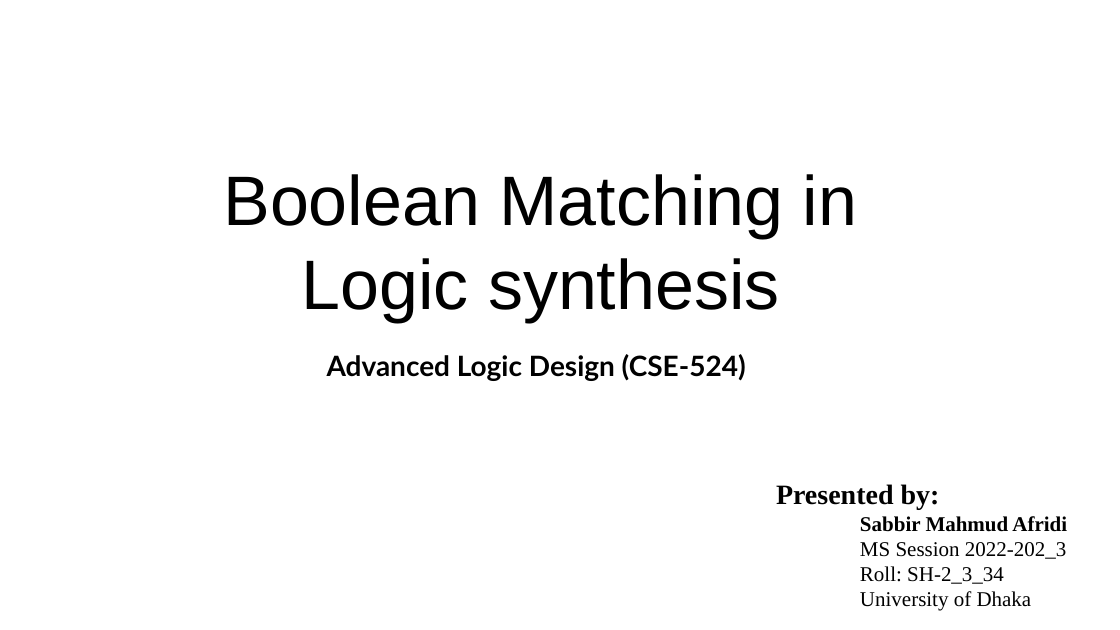
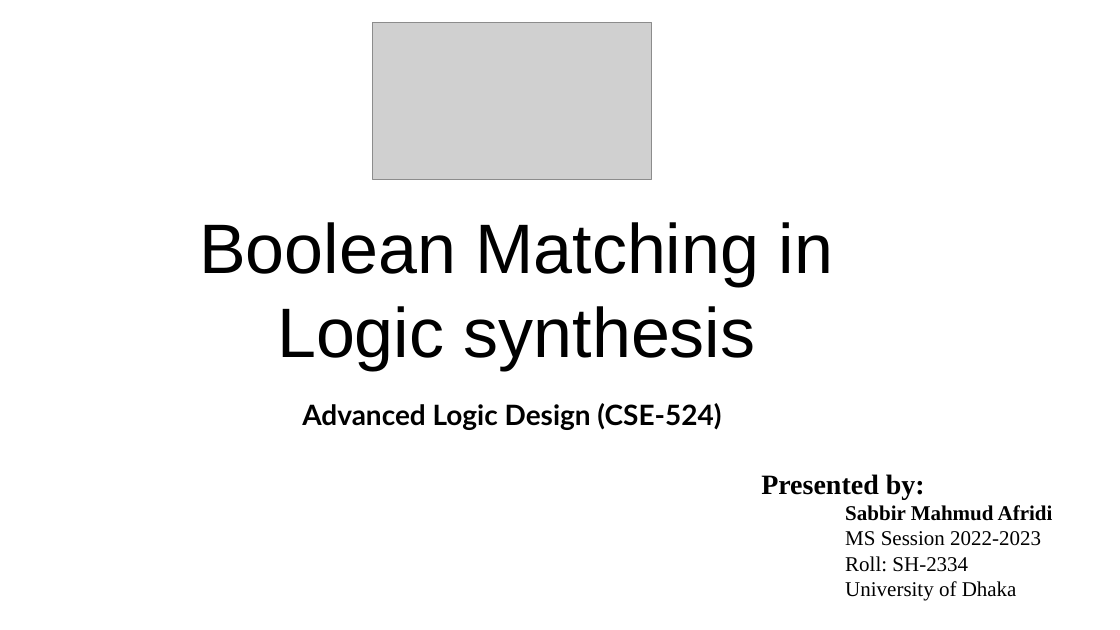
Before and after one commit to smahmuddz/logicSynthesis, a slide deck: slide 1 of Presentation.pptx. Drawn at 1120x630 pixels with LibreOffice and Linux fonts; fonts in the diff are those of the drawing; grey boxes stand for pictures. Boxes give left, top, right and bottom in pixels: in the first picture for what was removed or moved away, otherwise in the second. Text is boxed around its words. In the diff, an @@ line names an element or a change of style, - is before the commit and + after.

```diff
--- a/Presentation.pptx
+++ b/Presentation.pptx
@@ picture added at box(372, 23, 652, 180) @@
@@ text "Boolean Matching in Logic synthesis": place and size @@
-text "Boolean Matching in Logic synthesis" at box(223, 174, 857, 322)
+text "Boolean Matching in Logic synthesis" at box(199, 222, 833, 370)
@@ text "Advanced Logic Design (CSE-524)": place and size @@
-text "Advanced Logic Design (CSE-524)" at box(327, 354, 746, 381)
+text "Advanced Logic Design (CSE-524)" at box(302, 403, 721, 430)
@@ text "Presented by:": place and size @@
-text "Presented by:" at box(776, 484, 1067, 611)
+text "Presented by:" at box(761, 474, 1053, 601)
@@ text at box(845, 531, 1041, 572): text changed @@
-MS Session 2022-202_3
-Roll: SH-2_3_34
+MS Session 2022-2023
+Roll: SH-2334
```
Also in this commit, not shown: 31 other slides changed, 1 slide added, 1 slide removed.
